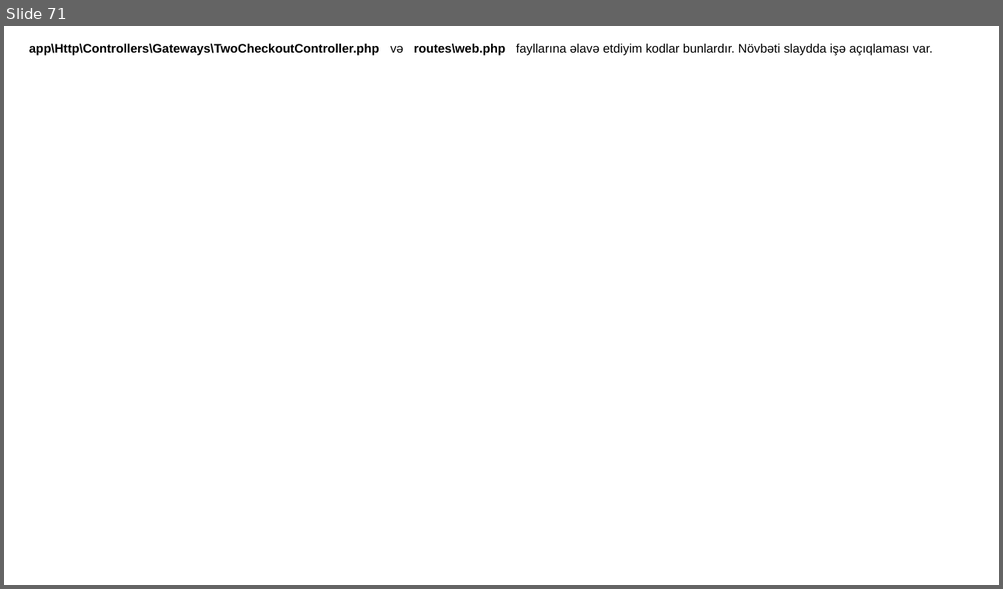
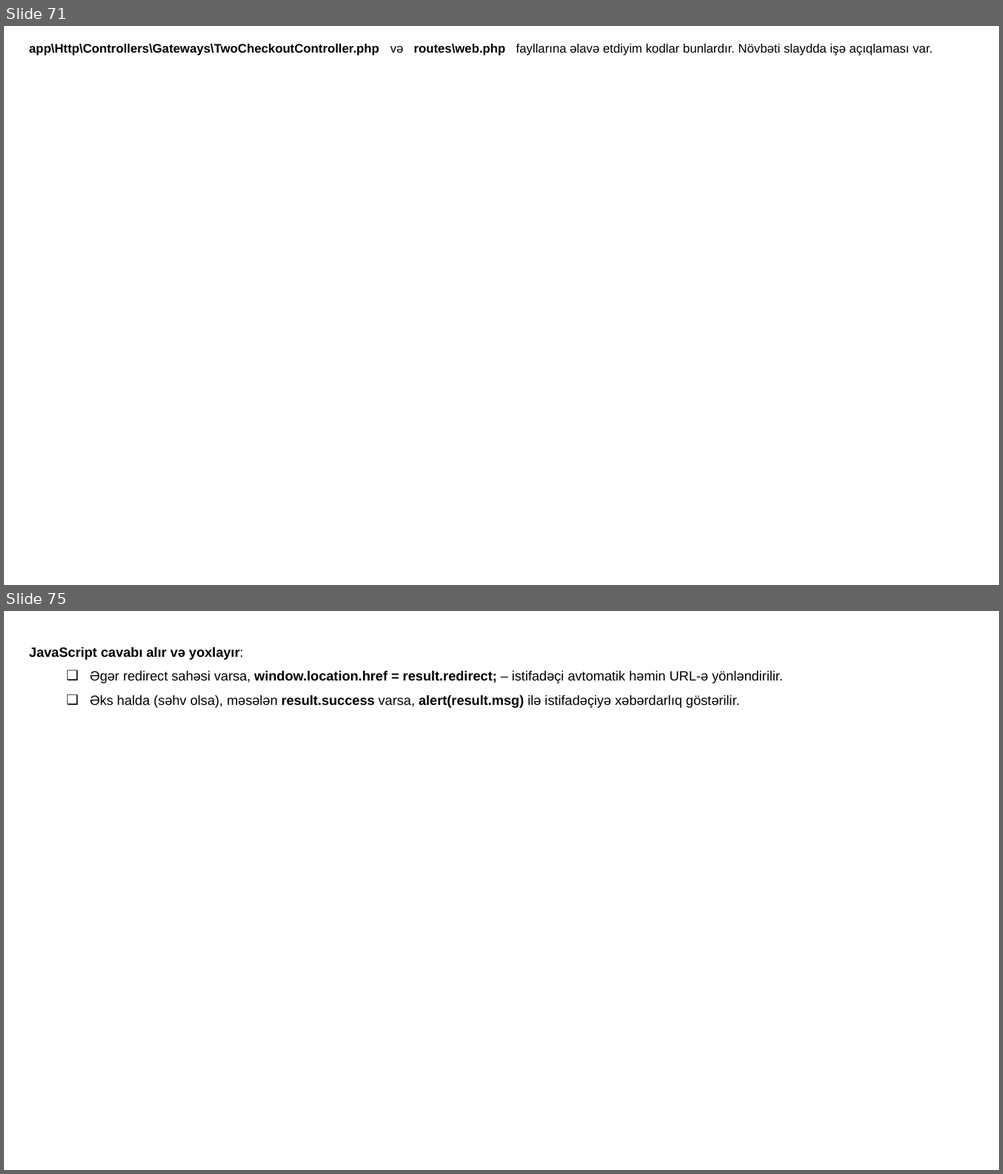
Before and after one commit to codeurient/Vendor-E-commerce, a slide deck: .lessons/44 2Checkout/1.pptx. Shown one above the other, each under a label of ours: slide 71 before the commit, slides 71 and 75 after it; the slides between them are not shown. The pictures are 1003x589 and 1003x1174 pixels, drawn with LibreOffice and Linux fonts; fonts in the diff are those of the drawing; background and template pictures are left out. Boxes give left, top, right and bottom in pixels: in the first picture for what was removed or moved away, otherwise in the second. Text is boxed around its words. In the diff, an @@ line names an element or a change of style, - is before the commit and + after.

```diff
--- a/.lessons/44 2Checkout/1.pptx
+++ b/.lessons/44 2Checkout/1.pptx
@@ slide 75 added at bbox=[4, 611, 999, 1170], background #FFFFFF @@
@@ text added at bbox=[29, 647, 782, 708], 13 pt, text #000000 @@
+JavaScript cavabı alır və yoxlayır:
+  ❑ Əgər redirect sahəsi varsa, window.location.href = result.redirect; – istifadəçi avtomatik həmin URL-ə yönləndirilir.
+  ❑ Əks halda (səhv olsa), məsələn result.success varsa, alert(result.msg) ilə istifadəçiyə xəbərdarlıq göstərilir.
```
Also in this commit, not shown: 3 other slides added, 2 slides removed.
